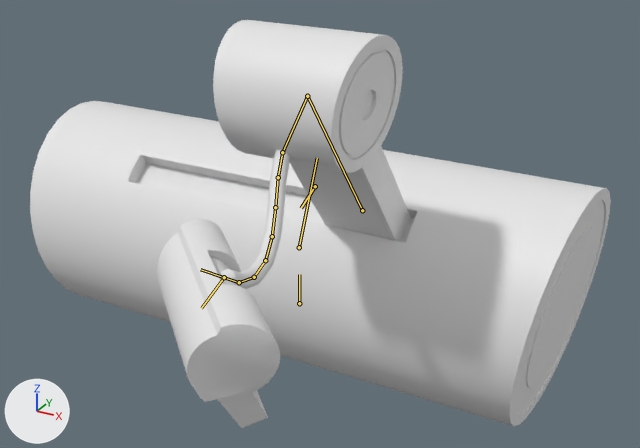
The Blender file Assets/Blender/Professor/professor.blend as it was, and as the next commit left it.
Camera for both pictures: a 50 mm camera at (27.1, -29.18, 21.99) aimed at (4.97, 11.06, 1.87). The lights are fixed; the arrows at lower left show +X, +Y and +Z. The older version comes first. Both versions are drawn at frame 1 of the action 'SpeakingMural'; the numbers are the values there. The bones that bend it are drawn over the model as lines.

The first picture shows 'ProfessorAbdomen', 'ProfessorHead', 'ProfessorNeck', 'ProfessorRoot', 'ProfessorTorso'.
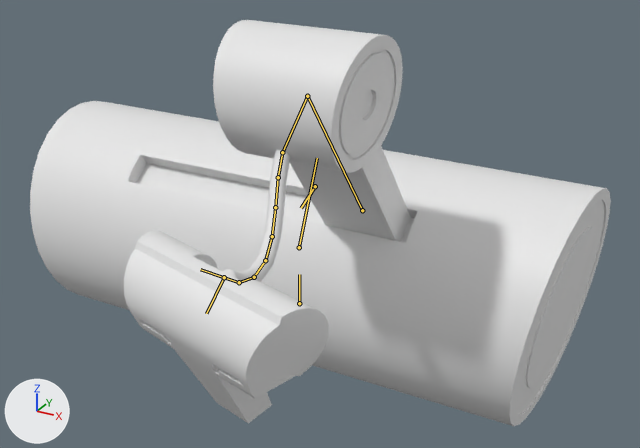
Where the change shows, as pixel boxes (x1, y1, x2, y2) in the pictures (640 x 448 px):
'ProfessorHead', posed (66% wider, 7% shorter): before (157, 219, 280, 428); after (124, 230, 329, 424)
bone 'Bone.010', root to tip: before (224, 277) to (201, 308); after (224, 277) to (206, 313)

The edits, one by one:
Bone 'Bone.010' (bone_bone_010) turns from (0, 0, 0) to (-3, -23, 19) degrees about its own x, y and z.
